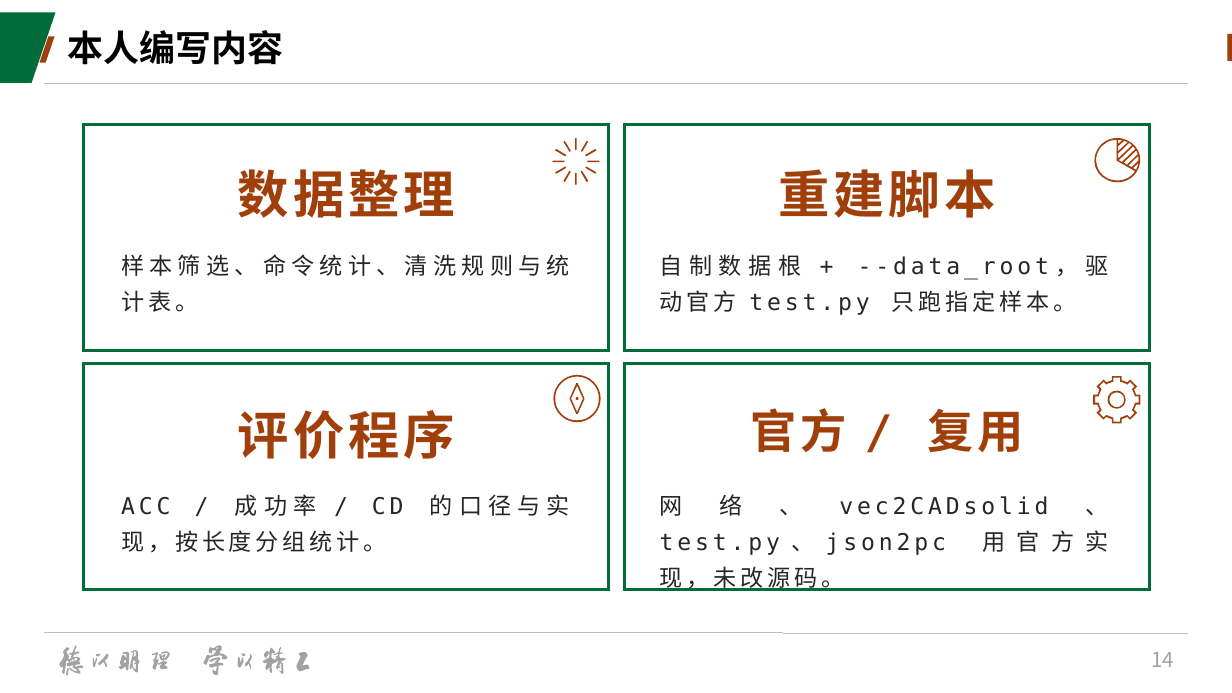
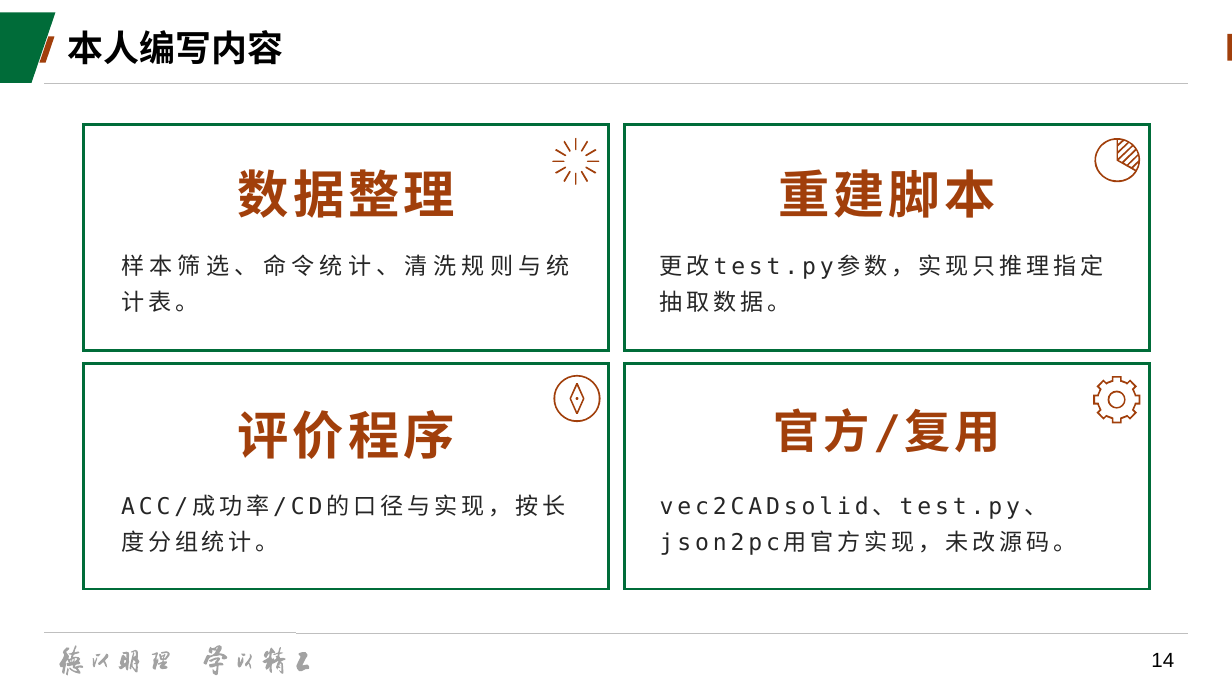
Before and after one commit to starfish667/deepcad_test, a slide deck: slide 14 of doc/AICAD汇报.pptx. Drawn at 1232x693 pixels with LibreOffice and Linux fonts; fonts in the diff are those of the drawing; background and template pictures are left out. Boxes give left, top, right and bottom in pixels: in the first picture for what was removed or moved away, otherwise in the second. Text is boxed around its words. In the diff, an @@ line names an element or a change of style, - is before the commit and + after.

```diff
--- a/doc/AICAD汇报.pptx
+++ b/doc/AICAD汇报.pptx
@@ text at (x1=660, y1=254, x2=1104, y2=312): text changed @@
-自制数据根 + --data_root，驱动官方 test.py 只跑指定样本。
+更改test.py参数，实现只推理指定抽取数据。
@@ text at (x1=773, y1=408, x2=1001, y2=453): spaces changed @@
-官方 / 复用
+官方/复用
@@ text at (x1=121, y1=494, x2=565, y2=552): text changed @@
-ACC / 成功率 / CD 的口径与实现，按长度分组统计。
+ACC/成功率/CD的口径与实现，按长度分组统计。
@@ text at (x1=660, y1=496, x2=1076, y2=552): text changed @@
-网络、vec2CADsolid、test.py、json2pc 用官方实现，未改源码。
+vec2CADsolid、test.py、json2pc用官方实现，未改源码。
@@ page number at (x1=1151, y1=653, x2=1174, y2=667): font Noto Sans CJK SC to Arial, text colour #A2A2A2 to #000000 @@
```
Also in this commit, not shown: 23 other slides changed.
